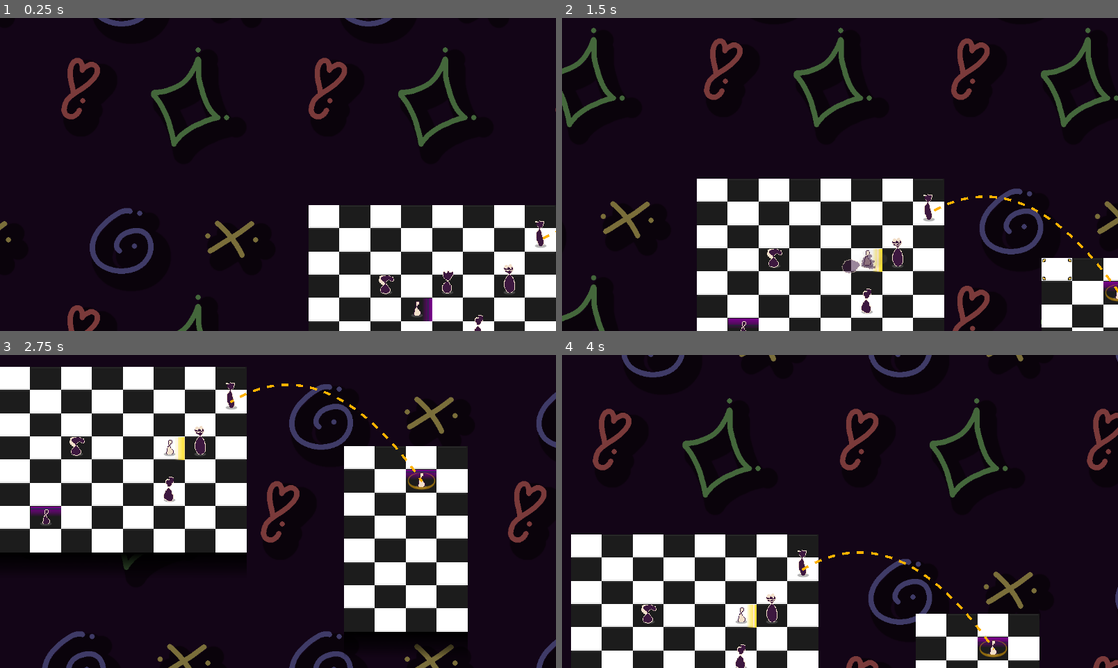
Above: before the commit, frames 1-4 (two rows, left to right).
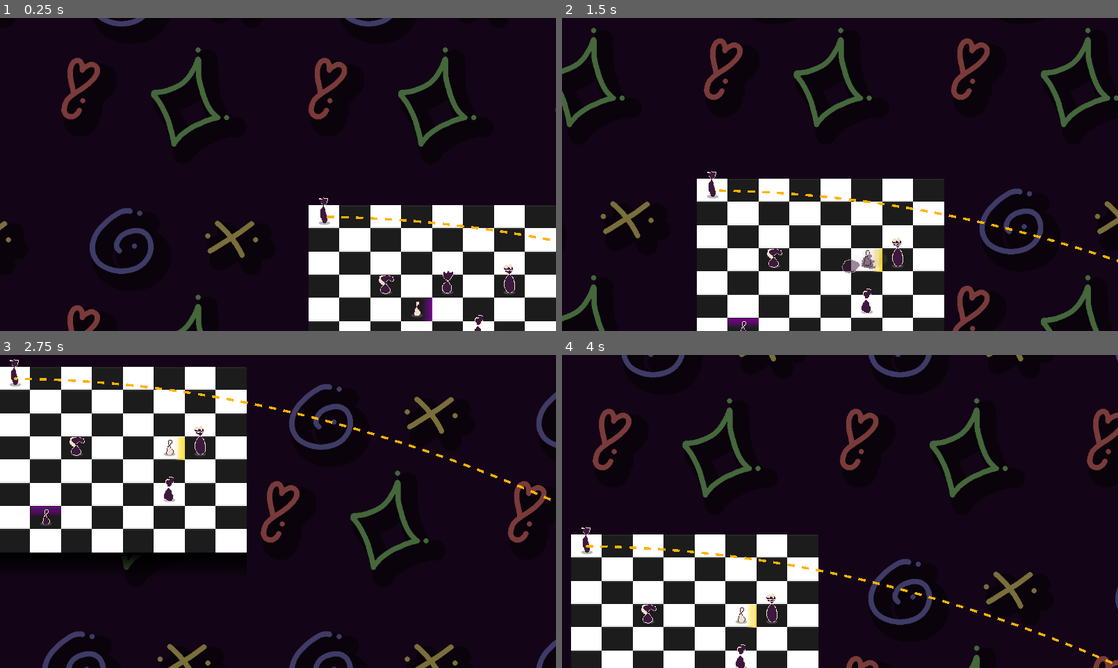
Above: after the commit, the same moments.

Repository: IAmNotIsaac/gwj-73
Game: Godot game, scene res://scenes/world.tscn
Two runs of this game, one before a commit and one after it. Both use one fixed random seed, a clock stepped at 60 frames per second and the inputs below.
Inputs (mouse positions are in pixels of both pictures, inside the frame that each line leads up to):
- Up to frame 1 (0.25 s): no input
- Up to frame 2 (1.5 s): tap Enter (ui_accept) at 0.5, 0.77 s; move the mouse to (873, 205) at 0.52 s; hold D (move_right) 0.53-1.28 s; click (873, 205) at 0.67 s; move the mouse to (1090, 280) at 1.27 s; hold S (move_down) from 1.28 s (still down); click (1090, 280) at 1.42 s
- Up to frame 3 (2.75 s): tap Enter (ui_accept) at 1.52 s; move the mouse to (333, 442) at 2.02 s; release S (move_down) at 2.03 s; hold D (move_right) from 2.03 s (still down)
- Up to frame 4 (4 s): move the mouse to (812, 574) at 2.77 s; release D (move_right) at 2.78 s; hold W (move_up) 2.78-3.53 s; click (812, 574) at 2.92 s; tap Enter (ui_accept) at 3.02, 3.77 s; move the mouse to (1006, 558) at 3.52 s; hold A (move_left) from 3.53 s (still down)

The runs differ from the first frame. In frame 1, 0.4% of the frame differs, in the area x 57-100%, y 57-74%; in frame 2, 3.0%; in frame 3, 9.2%, in the area x 1-100%, y 1-96%; in frame 4, 3.2%.

Commit message:
fit camera to all available movement options

Diff:
--- a/scenes/instantiables/player_controller.gd
+++ b/scenes/instantiables/player_controller.gd
@@ -92,7 +92,8 @@
 
 	selected_piece.mark_selected()
 	var pos := (Vector2(grid_position) + Vector2.ONE * 0.5) * Vector2(Board.TILE_WIDTH, Board.TILE_HEIGHT)
-	_camera_settings(board.position + pos, _ZOOM_SELECTED, false)
+	var top_left := Vector2.INF
+	var bot_right := -Vector2.INF
 
 	for i in movable_interfaces:
 		var icon := Sprite2D.new()
@@ -101,6 +102,8 @@
 		icon.position = i.to_board.position + Vector2(i.to_grid_position * Vector2i(Board.TILE_WIDTH, Board.TILE_HEIGHT))
 		icon.position += Vector2(float(Board.TILE_WIDTH), float(Board.TILE_HEIGHT)) * 0.5
 		icons.push_back(icon)
+		top_left = top_left.min(icon.position)
+		bot_right = bot_right.max(icon.position)
 
 	for i in strikeable_interfaces:
 		var icon := Sprite2D.new()
@@ -109,6 +112,8 @@
 		icon.position = i.to_board.position + Vector2(i.to_grid_position * Vector2i(Board.TILE_WIDTH, Board.TILE_HEIGHT))
 		icon.position += Vector2(float(Board.TILE_WIDTH), float(Board.TILE_HEIGHT)) * 0.5
 		icons.push_back(icon)
+		top_left = top_left.min(icon.position)
+		bot_right = bot_right.max(icon.position)
 
 	for p in movable_positions:
 		var icon := Sprite2D.new()
@@ -117,6 +122,8 @@
 		icon.position = board.position + Vector2(p * Vector2i(Board.TILE_WIDTH, Board.TILE_HEIGHT))
 		icon.position += Vector2(float(Board.TILE_WIDTH), float(Board.TILE_HEIGHT)) * 0.5
 		icons.push_back(icon)
+		top_left = top_left.min(icon.position)
+		bot_right = bot_right.max(icon.position)
 
 	for p in strikeable_positions:
 		var icon := Sprite2D.new()
@@ -125,6 +132,18 @@
 		icon.position = board.position + Vector2(p * Vector2i(Board.TILE_WIDTH, Board.TILE_HEIGHT))
 		icon.position += Vector2(float(Board.TILE_WIDTH), float(Board.TILE_HEIGHT)) * 0.5
 		icons.push_back(icon)
+		top_left = top_left.min(icon.position)
+		bot_right = bot_right.max(icon.position)
+
+	top_left -= Vector2.ONE * 64.0
+	bot_right += Vector2.ONE * 64.0
+	var spread := bot_right - top_left
+	var minimum_zoom := get_viewport().get_visible_rect().size / spread
+	var minimum_zoom_factor := minf(minimum_zoom.x, minimum_zoom.y)
+
+	var center := (top_left + bot_right) * 0.5
+	_camera_settings(center, minf(minimum_zoom_factor, _ZOOM_SELECTED), false)
+	print(_camera_zoom)
 
 
 func _handle_click_move(
--- a/scenes/world.tscn
+++ b/scenes/world.tscn
@@ -29,9 +29,8 @@
 script = ExtResource("2_qor4q")
 
 [node name="BoardInterface" parent="Board" node_paths=PackedStringArray("to_board") instance=ExtResource("7_mg0yf")]
-grid_position = Vector2i(7, 1)
 to_board = NodePath("../../Board2")
-to_grid_position = Vector2i(2, 1)
+to_grid_position = Vector2i(3, 7)
 
 [node name="Piece" parent="." node_paths=PackedStringArray("board") instance=ExtResource("1_k4efd")]
 position = Vector2(288, 304)
@@ -67,10 +66,9 @@
 board = NodePath("../Board")
 
 [node name="Piece5" parent="." node_paths=PackedStringArray("board") instance=ExtResource("1_k4efd")]
-position = Vector2(544, 160)
+position = Vector2(96, 112)
 team = 1
 type = 5
-grid_position = Vector2i(7, 1)
 board = NodePath("../Board")
 
 [node name="Piece7" parent="." node_paths=PackedStringArray("board") instance=ExtResource("1_k4efd")]
@@ -81,7 +79,7 @@
 board = NodePath("../Board")
 
 [node name="Board2" type="Node2D" parent="."]
-position = Vector2(778, 228)
+position = Vector2(1309, 144)
 script = ExtResource("2_qor4q")
 size = Vector2i(4, 8)
 
